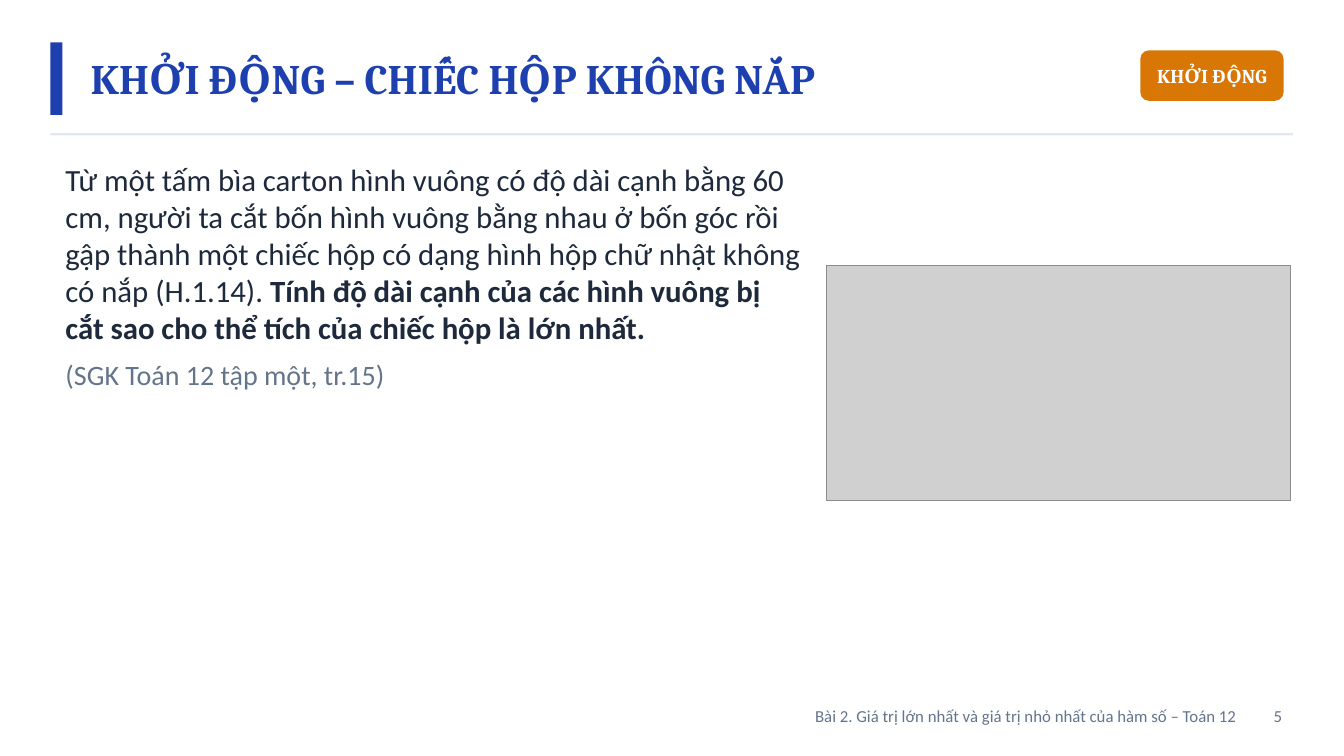
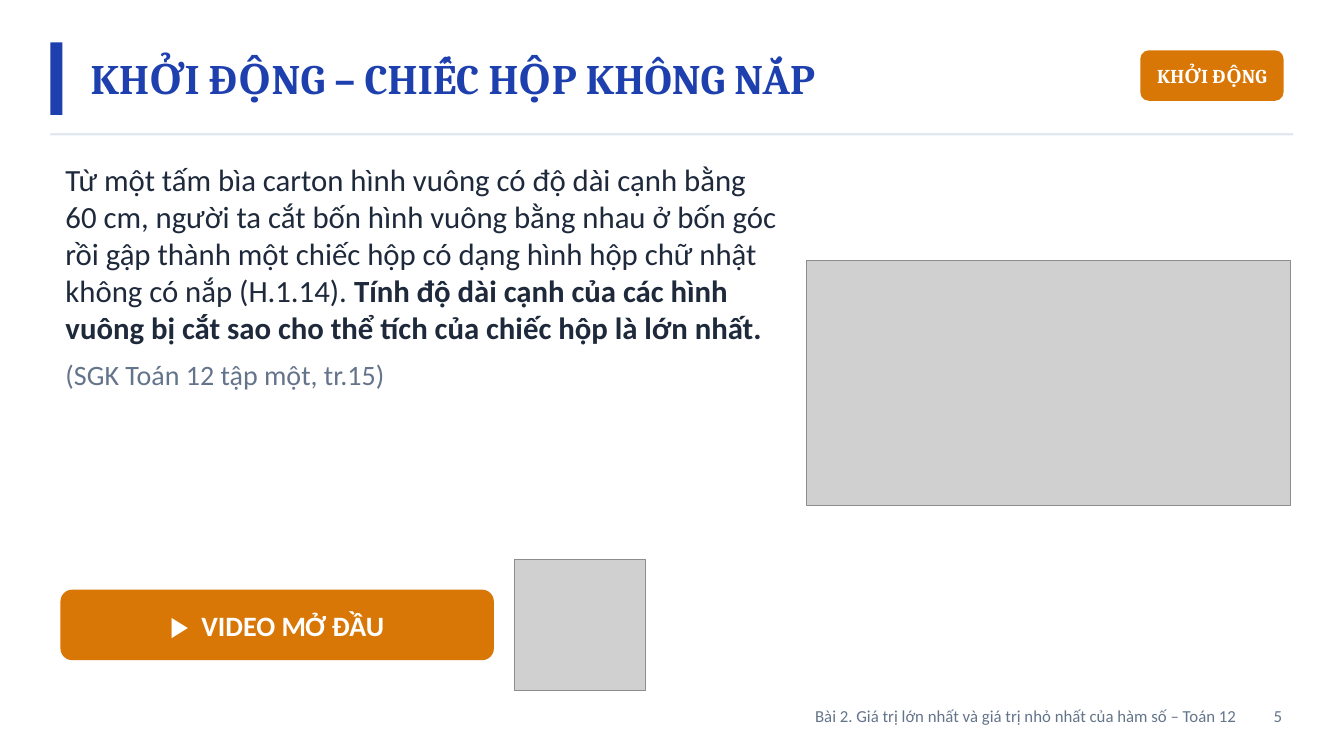
Before and after one commit to Trangtu66/Taode_thi_online, a slide deck: slide 5 of mon/toan/slide/lop12/BaiGiangDienTu_TOAN12_Bai2_GTLN_GTNN_T7-9.pptx. Drawn at 1344x756 pixels with LibreOffice and Linux fonts; fonts in the diff are those of the drawing; grey boxes stand for pictures. Boxes give left, top, right and bottom in pixels: in the first picture for what was removed or moved away, otherwise in the second. Text is boxed around its words. In the diff, an @@ line names an element or a change of style, - is before the commit and + after.

```diff
--- a/mon/toan/slide/lop12/BaiGiangDienTu_TOAN12_Bai2_GTLN_GTNN_T7-9.pptx
+++ b/mon/toan/slide/lop12/BaiGiangDienTu_TOAN12_Bai2_GTLN_GTNN_T7-9.pptx
@@ text "Từ một tấm bìa carton ..." rewrapped from (65, 166, 800, 390) to (65, 166, 776, 390) @@
@@ picture: place and size @@
-picture at (827, 266, 1291, 501)
+picture at (807, 260, 1291, 505)
@@ picture added at (514, 560, 645, 691) @@
@@ rounded rectangle added at (60, 590, 494, 660), fill #D97706, 20 pt, text #FFFFFF, bold @@
+▶ VIDEO MỞ ĐẦU
```
Also in this commit, not shown: 26 other files.
